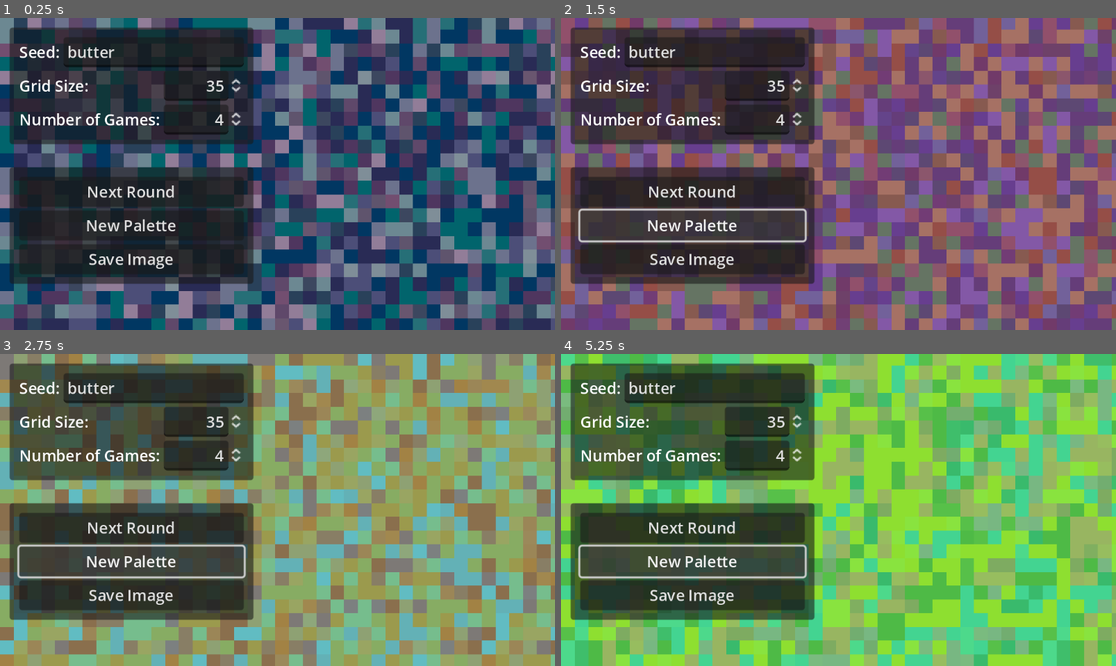
Above: before the commit, frames 1-4 (two rows, left to right).
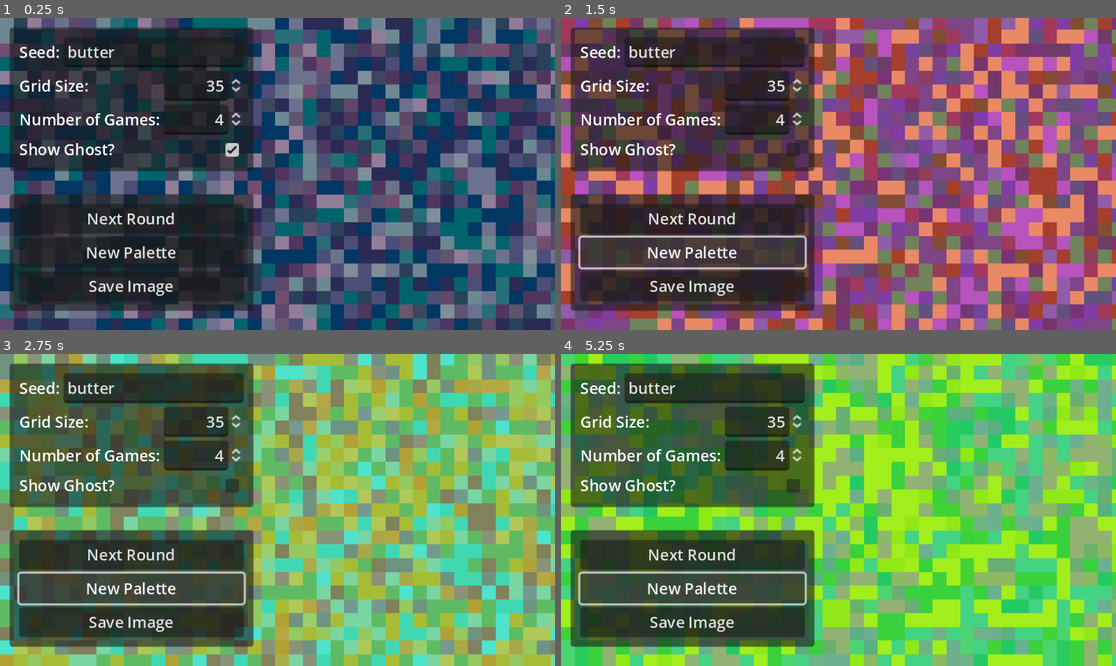
Above: after the commit, the same moments.

Repository: SashaMkrv/godot-conway-game-of-life-image-maker
Game: Godot game, scene res://Scenes/MethodTests/GeneratePalettedImageFromBitmaps.tscn
The game is run twice, just before and just after one commit, with the same random seed, the same clock (stepped at 60 frames per second) and the same inputs.
Inputs (mouse positions are in pixels of both pictures, inside the frame that each line leads up to):
- Up to frame 1 (0.25 s): no input
- Up to frame 2 (1.5 s): click (794, 149) at 0.52 s; click "New Palette" at 1.25 s
- Up to frame 3 (2.75 s): click "New Palette" at 2 s
- Up to frame 4 (5.25 s): click "Next Round" at 2.75 s; click "Next Round" at 3.5 s; click "Next Round" at 4.25 s; click "New Palette" at 5 s

The runs differ from the first frame. In frame 1, 12% of the frame differs, in the area x 1-46%, y 40-94%; in frame 2, 56%; in frame 3, 63%, in the area x 0-100%, y 0-100%; in frame 4, 23%.

Commit message:
add toggle for ghost image

Diff:
--- a/Scenes/MethodTests/GeneratePalettedImageFromBitmaps.tscn
+++ b/Scenes/MethodTests/GeneratePalettedImageFromBitmaps.tscn
@@ -37,6 +37,7 @@
 gameSeed = "butter"
 colorPalette = Array[Color]([Color(0.0042845, 0.217538, 0.387296, 1), Color(0.59867, 0.396572, 0.556046, 1), Color(0.00 …(231 unchanged characters)…
 tiled = true
+showGhost = null
 metadata/_edit_pinned_properties_ = [&"colorPalette"]
 
 [node name="TextureRect" type="TextureRect" parent="."]
@@ -158,6 +159,20 @@
 rounded = true
 alignment = 2
 
+[node name="HBoxContainer4" type="HBoxContainer" parent="SettingsUI/MarginContainer/Panel/MarginContainer/VBoxContainer"]
+layout_mode = 2
+
+[node name="ShowGhostLabel" type="Label" parent="SettingsUI/MarginContainer/Panel/MarginContainer/VBoxContainer/HBoxContainer4"]
+layout_mode = 2
+size_flags_horizontal = 3
+text = "Show Ghost?"
+
+[node name="ShowGhostInput" type="CheckBox" parent="SettingsUI/MarginContainer/Panel/MarginContainer/VBoxContainer/HBoxContainer4"]
+unique_name_in_owner = true
+layout_mode = 2
+button_pressed = true
+alignment = 2
+
 [node name="ButtonsMargin" type="MarginContainer" parent="SettingsUI"]
 layout_mode = 2
 theme_override_constants/margin_left = 10
@@ -200,9 +215,11 @@
 [connection signal="numberOfGamesChanged" from="SettingsUI" to="." method="_on_settings_ui_number_of_games_changed"]
 [connection signal="saveImageRequested" from="SettingsUI" to="." method="_on_settings_ui_save_image_requested"]
 [connection signal="seedChanged" from="SettingsUI" to="." method="_on_settings_ui_seed_changed"]
+[connection signal="showGhostChanged" from="SettingsUI" to="." method="_on_settings_ui_show_ghost_changed"]
 [connection signal="text_changed" from="SettingsUI/MarginContainer/Panel/MarginContainer/VBoxContainer/HBoxContainer/SeedInput" to="SettingsUI" method="_on_seed_input_text_changed"]
 [connection signal="value_changed" from="SettingsUI/MarginContainer/Panel/MarginContainer/VBoxContainer/HBoxContainer2/GridSizeInput" to="SettingsUI" method="_on_grid_size_input_value_changed"]
 [connection signal="value_changed" from="SettingsUI/MarginContainer/Panel/MarginContainer/VBoxContainer/HBoxContainer3/NumberOfGamesInput" to="SettingsUI" method="_on_number_of_games_input_value_changed"]
+[connection signal="toggled" from="SettingsUI/MarginContainer/Panel/MarginContainer/VBoxContainer/HBoxContainer4/ShowGhostInput" to="SettingsUI" method="_on_show_ghost_input_toggled"]
 [connection signal="pressed" from="SettingsUI/ButtonsMargin/Panel/MarginContainer/VBoxContainer/NextRoundButton" to="SettingsUI" method="_on_next_round_button_pressed"]
 [connection signal="pressed" from="SettingsUI/ButtonsMargin/Panel/MarginContainer/VBoxContainer/NewPaletteButton" to="SettingsUI" method="_on_new_palette_button_pressed"]
 [connection signal="pressed" from="SettingsUI/ButtonsMargin/Panel/MarginContainer/VBoxContainer/SaveImageButton" to="SettingsUI" method="_on_save_image_button_pressed"]
--- a/Scripts/GameCoordinators/MultigameImageCoordinator.gd
+++ b/Scripts/GameCoordinators/MultigameImageCoordinator.gd
@@ -47,6 +47,12 @@
 		tiled = value
 		updatedTiled()
 
+@export
+var showGhost: bool = true:
+	set(value):
+		showGhost = value
+		updatedShowGhost()
+
 
 var _gameControllers : Array[ConwayGame] = []
 var pendingGameBoards: Array[BitMap] = []
@@ -57,6 +63,7 @@
 var _imageTexture:= ImageTexture.new()
 var _ghostTexture:= ImageTexture.new()
 var _currentImage: Image
+var _previousImage: Image
 var _paletteRng:= RandomNumberGenerator.new()
 
 func updatedPalette() -> void:
@@ -83,6 +90,9 @@
 func updatedNumberOfGames() -> void:
 	updateRng()
 	initializeGames()
+
+func updatedShowGhost() -> void:
+	ghostNode.visible = showGhost
 
 # Called when the node enters the scene tree for the first time.
 func _ready() -> void:
@@ -101,6 +111,7 @@
 	settingsUi.updateSeed(gameSeed)
 	settingsUi.updateGridSize(gridSize)
 	settingsUi.updateNumberOfGames(numberOfGames)
+	settingsUi.updateShowGhost(showGhost)
 
 func updateRng() -> void:
 	_paletteRng.seed = hash(gameSeed)
@@ -158,6 +169,8 @@
 		_imageTexture.set_image(image)
 		_imageTexture.set_size_override(Vector2i(500, 500))
 
+		_previousImage = _currentImage
+
 		_currentImage = image
 
 		_reset_state()
@@ -218,3 +231,7 @@
 
 func _on_settings_ui_seed_changed(newSeed: String) -> void:
 	gameSeed = newSeed
+
+
+func _on_settings_ui_show_ghost_changed(newState: bool) -> void:
+	showGhost = newState
--- a/Scripts/InputListeners/SettingsInputListener.gd
+++ b/Scripts/InputListeners/SettingsInputListener.gd
@@ -8,11 +8,14 @@
 var gridSizeInput: SpinBox = %GridSizeInput
 @onready
 var numberOfGamesInput: SpinBox = %NumberOfGamesInput
+@onready
+var showGhostInput: CheckBox = %ShowGhostInput
 
 
 signal seedChanged(newSeed: String)
 signal gridSizeChanged(newSize: int)
 signal numberOfGamesChanged(newNumber: int)
+signal showGhostChanged(newState: bool)
 
 signal saveImageRequested()
 signal nextRoundRequested()
@@ -32,6 +35,9 @@
 	var newValue = int(value)
 	numberOfGamesChanged.emit(newValue)
 
+
+func _on_show_ghost_input_toggled(toggled_on: bool) -> void:
+	showGhostChanged.emit(toggled_on)
 
 func _on_next_round_button_pressed() -> void:
 	nextRoundRequested.emit()
@@ -56,3 +62,7 @@
 
 func updateNumberOfGames(newValue: int) -> void:
 	numberOfGamesInput.value = newValue
+
+
+func updateShowGhost(newValue: bool) -> void:
+	showGhostInput.button_pressed = newValue
